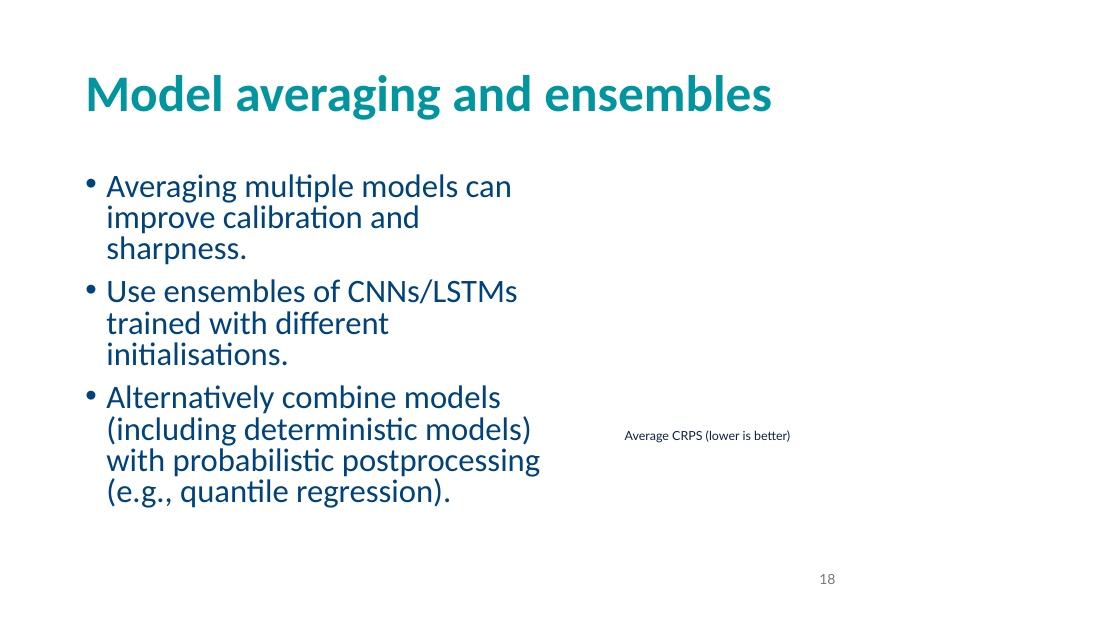
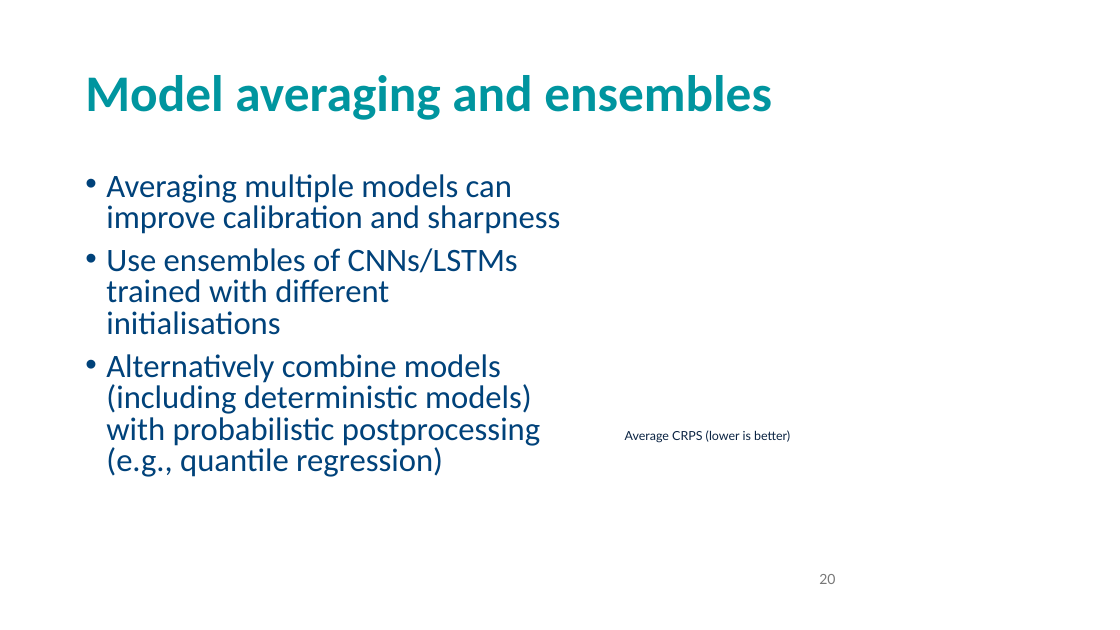
Before and after one commit to andrewcparnell/STAT41130, a slide deck: slide 20 of slides/day 4/D4C2_ProbNNs.pptx (slide 18 before the commit). Drawn at 1120x630 pixels with LibreOffice and Linux fonts; fonts in the diff are those of the drawing; background and template pictures are left out. Boxes give left, top, right and bottom in pixels: in the first picture for what was removed or moved away, otherwise in the second. Text is boxed around its words. In the diff, an @@ line names an element or a change of style, - is before the commit and + after.

```diff
--- a/slides/day 4/D4C2_ProbNNs.pptx
+++ b/slides/day 4/D4C2_ProbNNs.pptx
@@ text at (106,174,560,477): text changed @@
-• Averaging multiple models can improve calibration and sharpness.
-• Use ensembles of CNNs/LSTMs trained with different initialisations.
-• Alternatively combine models (including deterministic models) with probabilistic postprocessing (e.g., quantile regression).
+• Averaging multiple models can improve calibration and sharpness
+• Use ensembles of CNNs/LSTMs trained with different initialisations
+• Alternatively combine models (including deterministic models) with probabilistic postprocessing (e.g., quantile regression)
@@ page number at (819,574,835,584): text changed @@
-18
+20
```
Also in this commit, not shown: 7 other slides changed, 2 slides added, 31 other files.
